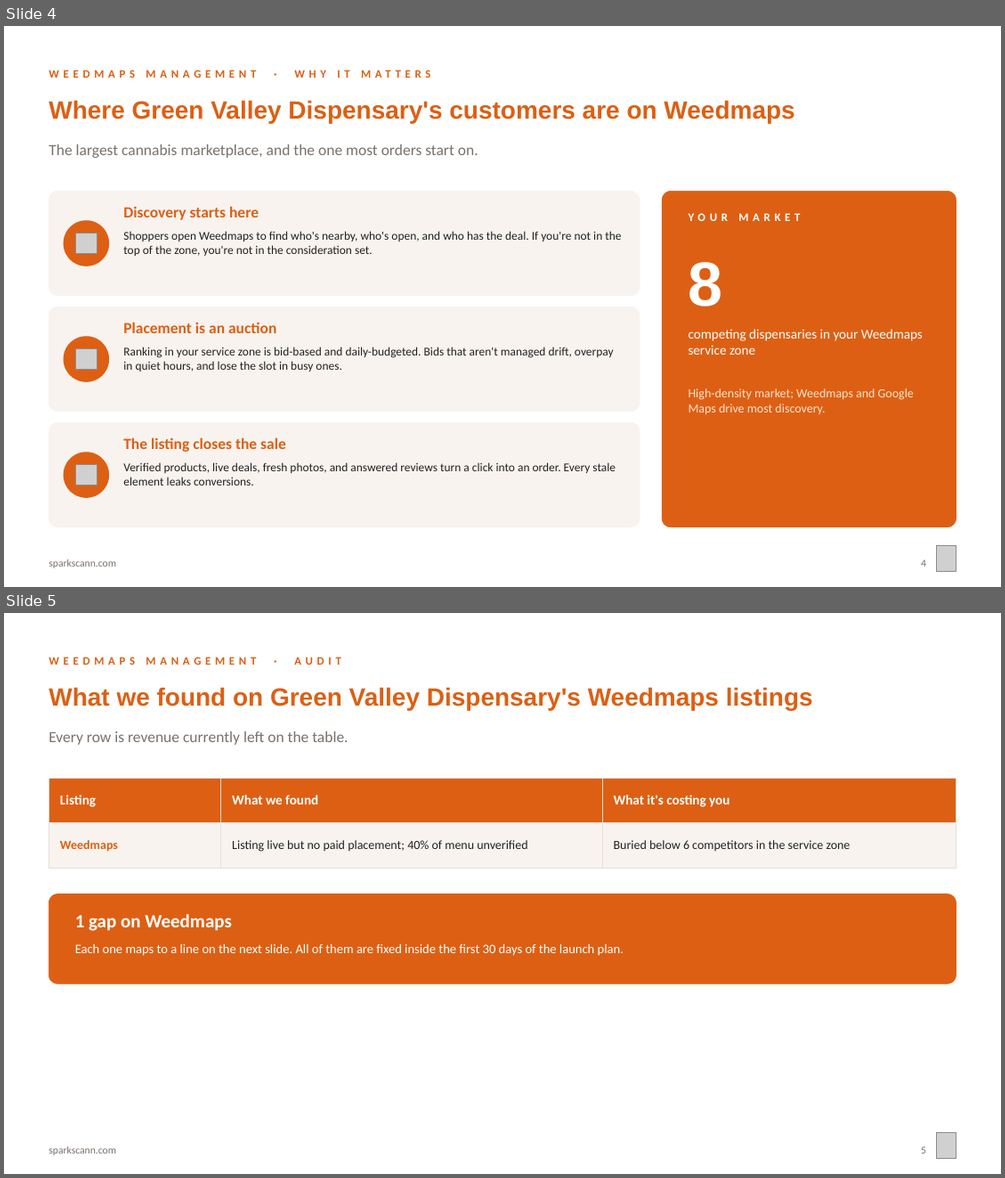
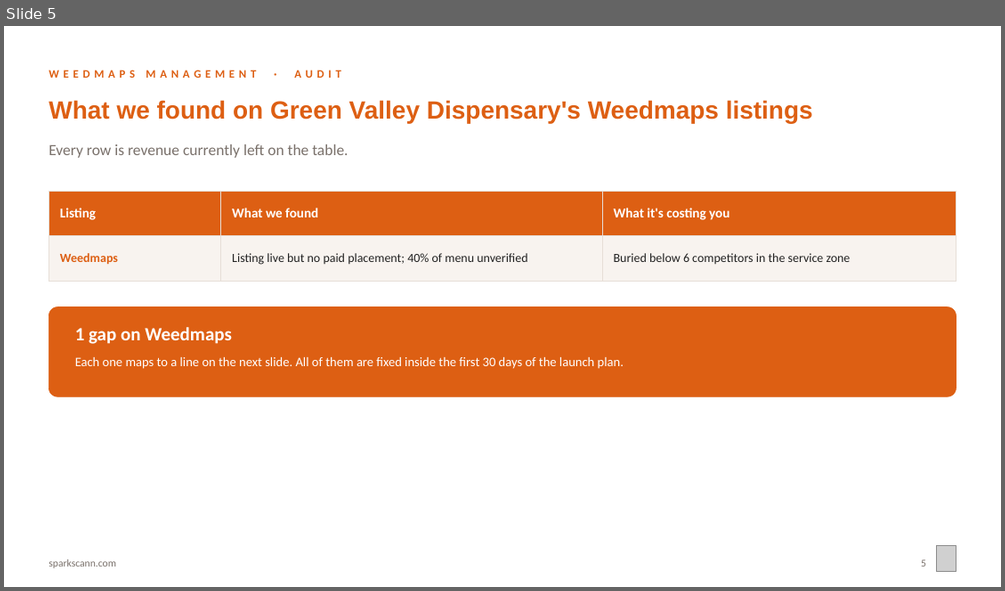
Before and after one commit to sparksmanagement/pitchdeckspecialist, a slide deck: decks/Sparks-x-example-green-valley.pptx. Shown one above the other, each under a label of ours: slides 4 and 5 before the commit, slide 5 after it. The pictures are 1005x1178 and 1005x591 pixels, drawn with LibreOffice and Linux fonts; fonts in the diff are those of the drawing; grey boxes stand for pictures. Boxes give left, top, right and bottom in pixels: in the first picture for what was removed or moved away, otherwise in the second. Text is boxed around its words. In the diff, an @@ line names an element or a change of style, - is before the commit and + after.

```diff
--- a/decks/Sparks-x-example-green-valley.pptx
+++ b/decks/Sparks-x-example-green-valley.pptx
@@ slide 4 removed at (4, 26, 1001, 587), background #FFFFFF @@
@@ text removed at (48, 70, 349, 78) @@
-WEEDMAPS MANAGEMENT · WHY IT MATTERS
@@ text removed at (48, 100, 794, 123) @@
-Where Green Valley Dispensary's customers are on Weedmaps
@@ text removed at (48, 144, 478, 158) @@
-The largest cannabis marketplace, and the one most orders start on.
@@ rounded rectangle removed at (48, 192, 639, 296) @@
@@ text removed at (123, 206, 259, 220) @@
-Discovery starts here
@@ rounded rectangle removed at (662, 192, 956, 527) @@
@@ ellipse removed at (64, 221, 109, 266) @@
@@ picture removed at (76, 233, 97, 254) @@
@@ text removed at (123, 231, 621, 256) @@
-Shoppers open Weedmaps to find who's nearby, who's open, and who has the deal. If you're not in the top of the zone, you're not in the consideration set.
@@ text removed at (688, 213, 800, 221) @@
-YOUR MARKET
@@ text removed at (688, 262, 723, 306) @@
-8
@@ rounded rectangle removed at (48, 306, 639, 411) @@
@@ ellipse removed at (64, 337, 109, 381) @@
@@ text removed at (123, 321, 276, 333) @@
-Placement is an auction
@@ text removed at (688, 329, 922, 354) @@
-competing dispensaries in your Weedmaps service zone
@@ picture removed at (76, 349, 97, 370) @@
@@ text removed at (123, 346, 614, 371) @@
-Ranking in your service zone is bid-based and daily-budgeted. Bids that aren't managed drift, overpay in quiet hours, and lose the slot in busy ones.
@@ text removed at (688, 388, 914, 415) @@
-High-density market; Weedmaps and Google Maps drive most discovery.
@@ rounded rectangle removed at (48, 422, 639, 527) @@
@@ ellipse removed at (64, 452, 109, 497) @@
@@ text removed at (123, 437, 286, 451) @@
-The listing closes the sale
@@ picture removed at (76, 464, 97, 485) @@
@@ text removed at (123, 462, 615, 485) @@
-Verified products, live deals, fresh photos, and answered reviews turn a click into an order. Every stale element leaks conversions.
@@ text removed at (48, 559, 116, 568) @@
-sparkscann.com
@@ text removed at (921, 559, 926, 566) @@
-4
@@ picture removed at (937, 546, 956, 572) @@
```
Also in this commit, not shown: 5 slides changed, 1 slide added, 1 other slide removed, 7 other files.
